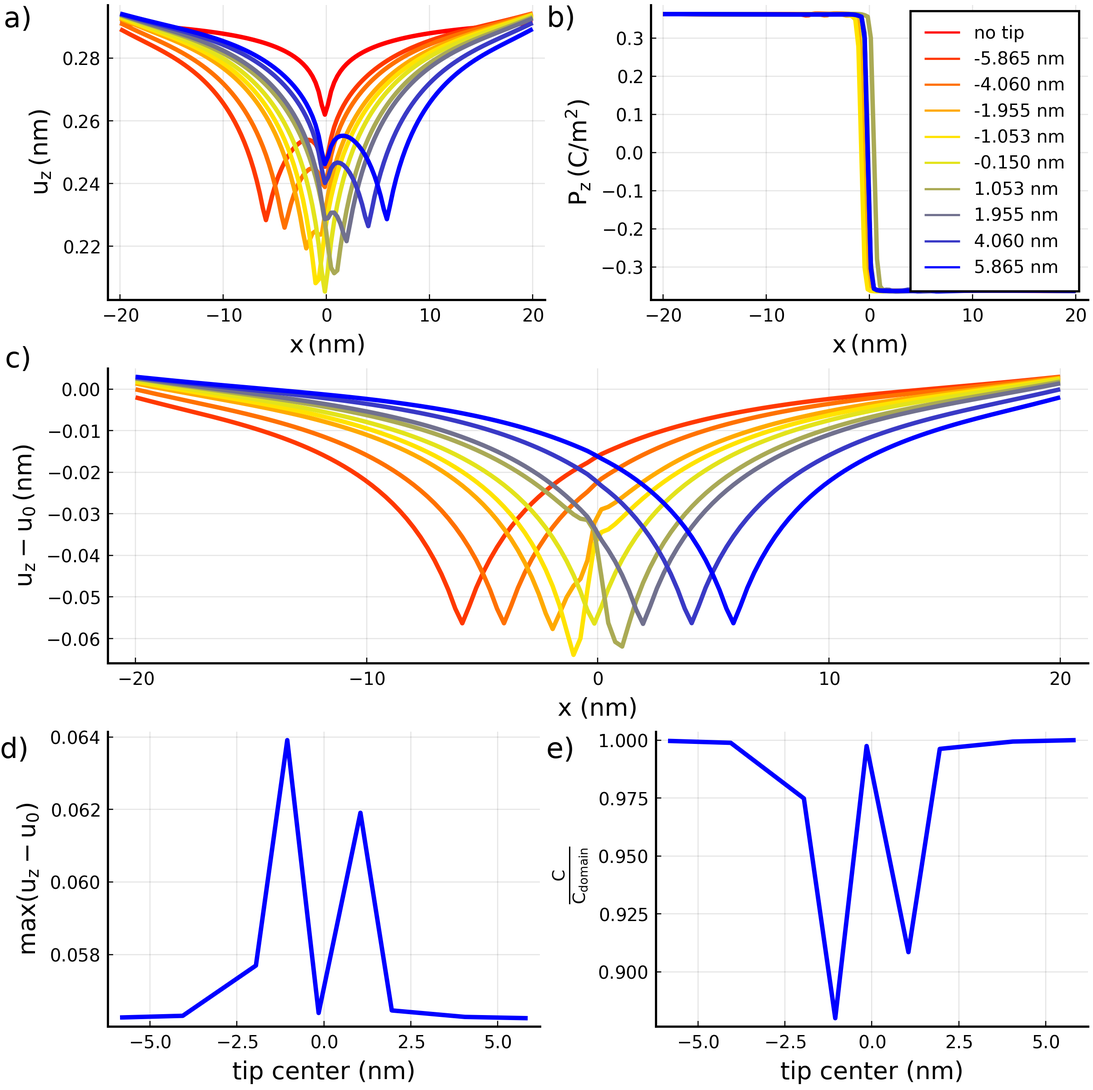
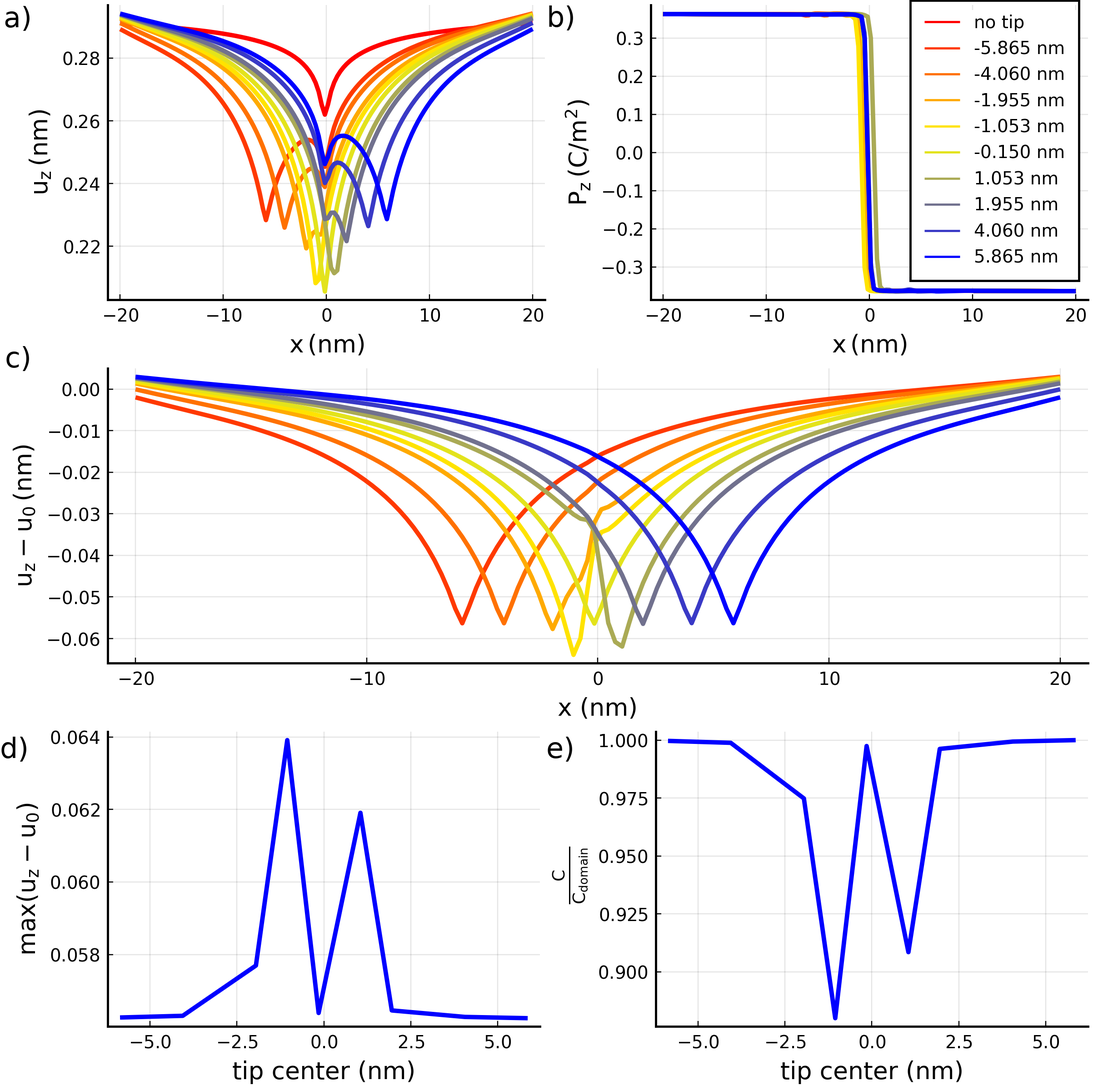
Layered file, before and after one edit (1093 x 1090). Changes by layer:
added layer "Pasted Layer" above "bending.png" over 906, 287, 1076, 295
painted on "bending.png" over 908, 0, 1080, 293
